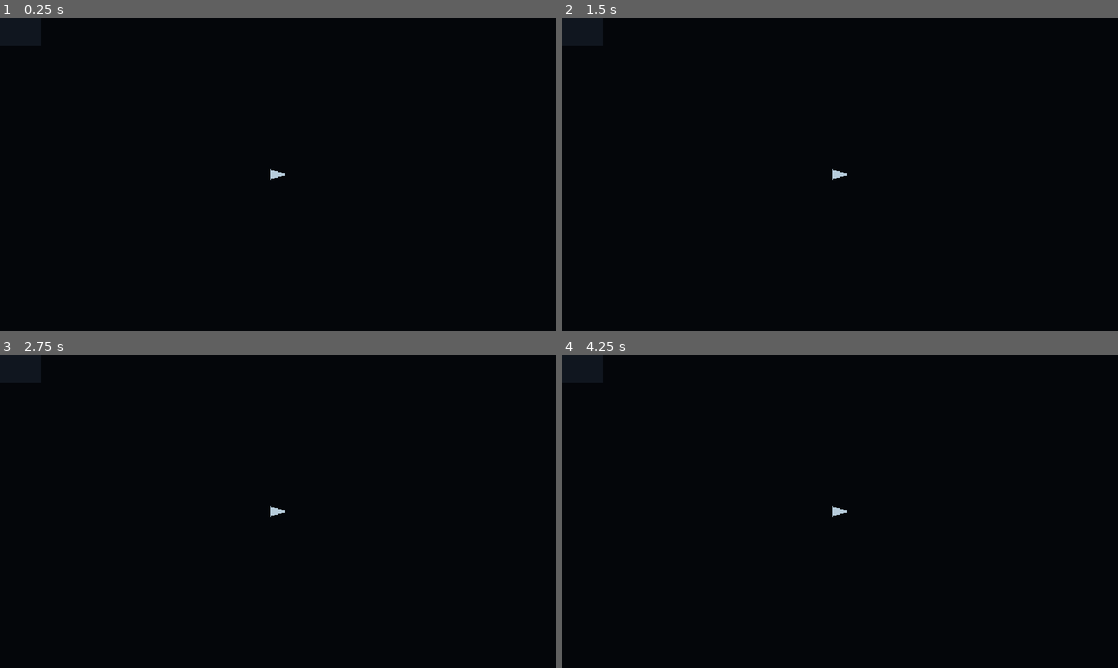
Above: before the commit, frames 1-4 (two rows, left to right).
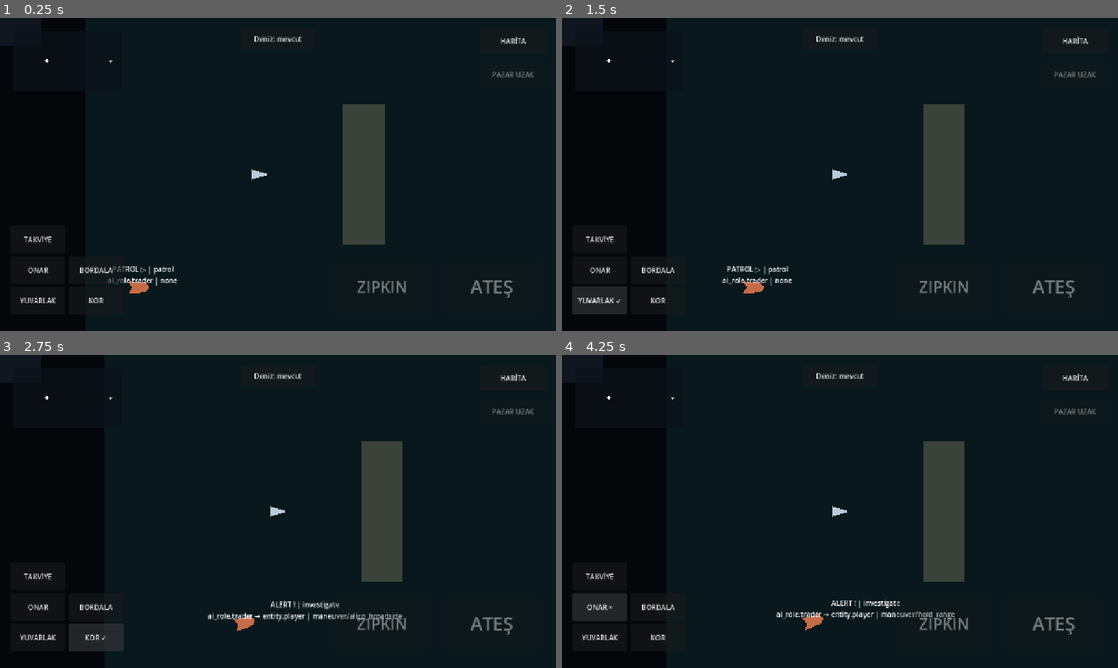
Above: after the commit, the same moments.

Repository: TheOsmanYILDIRIM/SeaCraft
Game: Godot game, scene res://src/presentation/bootstrap.tscn
Same seed, same stepped clock (60 frames per second), same inputs: the game is played once before the commit and once after it.
Inputs (mouse positions are in pixels of both pictures, inside the frame that each line leads up to):
- Up to frame 1 (0.25 s): no input
- Up to frame 2 (1.5 s): click (600, 299) at 0.5 s, where only the run after the commit has a clickable "YUVARLAK"; click (600, 299) at 1.25 s, where only the run after the commit has a clickable "YUVARLAK ✓"
- Up to frame 3 (2.75 s): click (94, 636) at 2 s, where only the run after the commit has a clickable "KOR"
- Up to frame 4 (4.25 s): click (656, 636) at 2.75 s, where only the run after the commit has a clickable "KOR ✓"; click (600, 608) at 3.5 s, where only the run after the commit has a clickable "ONAR"

The runs differ from the first frame. In frame 1, 5.0% of the frame differs, in the area x 3-96%, y 5-92%; in frame 2, 5.6%; in frame 3, 6.0%, in the area x 3-96%, y 5-95%; in frame 4, 5.9%.
Error before the commit: Parse Error: Could not parse global class "ProductionLanHost" from "res://src/network/production_lan_host.gd". (res://src/presentation/bootstrap.gd:62)

Commit message:
PRG-05: fix canonical LAN session node name

Diff:
--- a/src/network/production_lan_host.gd
+++ b/src/network/production_lan_host.gd
@@ -42,7 +42,7 @@
 		return {"accepted": false, "reason": "market_geometry_invalid"}
 
 	_session = SessionHost.new()
-	_session.name = "Session
+	_session.name = "Session"
 	add_child(_session, true)
 	if not ledger_state.is_empty() and not _session.restore_transaction_ledger(ledger_state):
 		return _fail_start("invalid_transaction_ledger")
